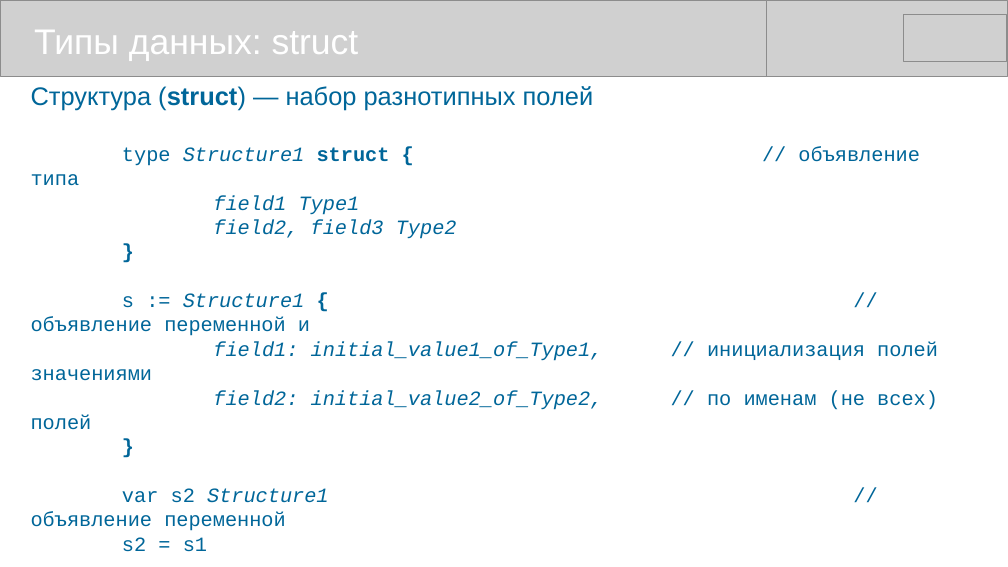
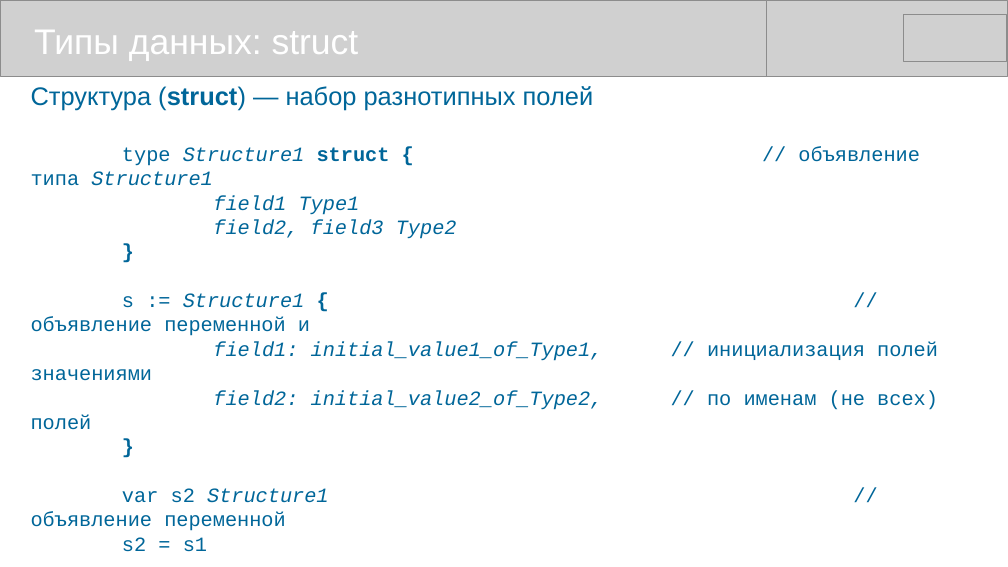
Before and after one commit to mike-shock/Go_language, a slide deck: slide 21 of Go_Review.odp. Drawn at 1008x567 pixels with LibreOffice and Linux fonts; fonts in the diff are those of the drawing; grey boxes stand for pictures. Boxes give left, top, right and bottom in pixels: in the first picture for what was removed or moved away, otherwise in the second. Text is boxed around its words. In the diff, an @@ line names an element or a change of style, - is before the commit and + after.

```diff
--- a/Go_Review.odp
+++ b/Go_Review.odp
@@ text at [31,147,390,186]: text changed @@
-type Structure1 struct { // объявление типа
+type Structure1 struct { // объявление типа Structure1
```
Also in this commit, not shown: 4 other slides changed.
